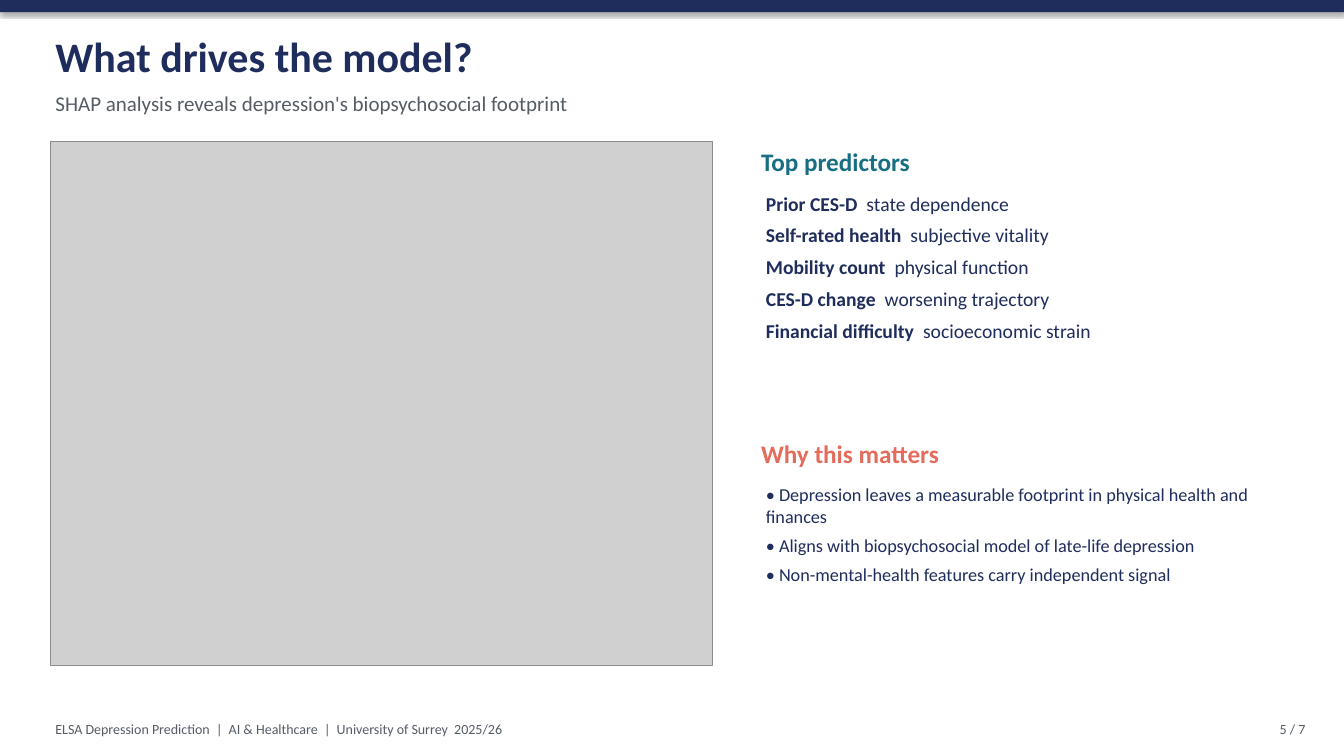
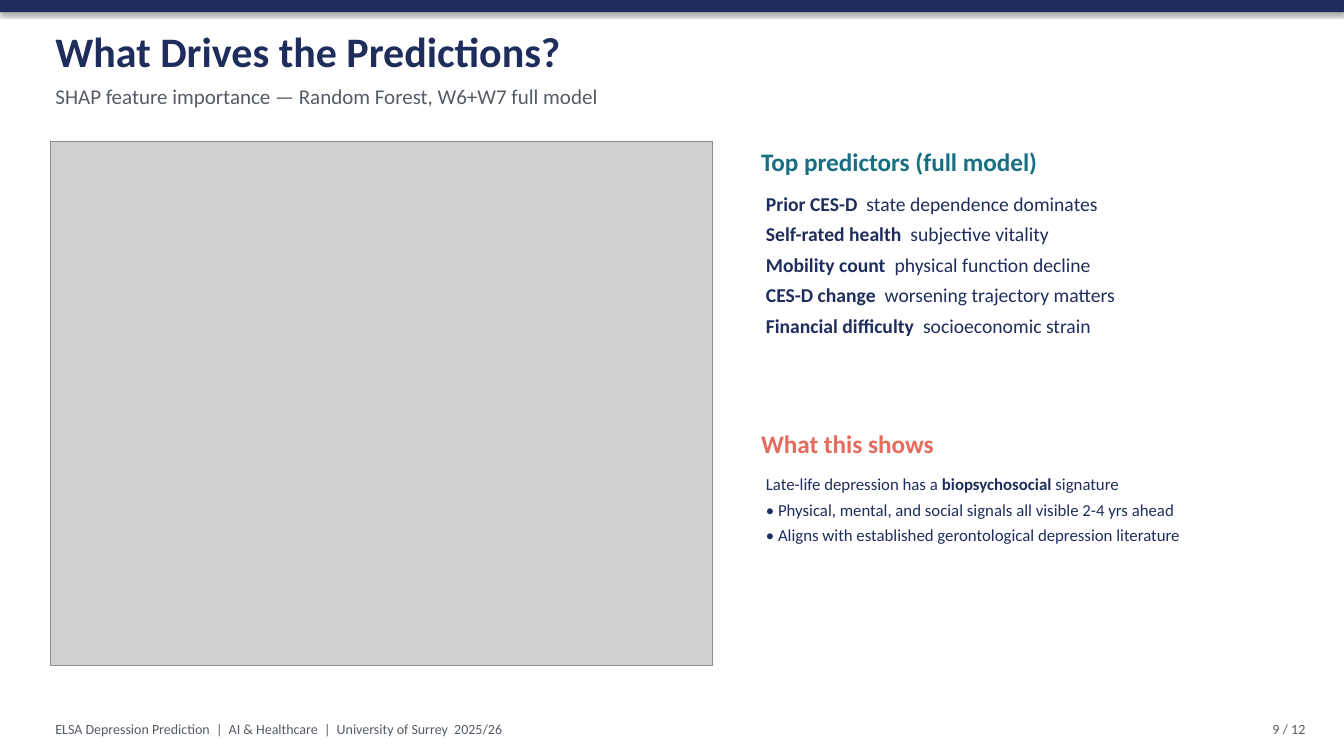
Before and after one commit to CHOC4HOL1C/elsa-depression-prediction, a slide deck: slide 9 of presentation/ELSA_Depression_Prediction.pptx (slide 5 before the commit). Drawn at 1344x756 pixels with LibreOffice and Linux fonts; fonts in the diff are those of the drawing; grey boxes stand for pictures. Boxes give left, top, right and bottom in pixels: in the first picture for what was removed or moved away, otherwise in the second. Text is boxed around its words. In the diff, an @@ line names an element or a change of style, - is before the commit and + after.

```diff
--- a/presentation/ELSA_Depression_Prediction.pptx
+++ b/presentation/ELSA_Depression_Prediction.pptx
@@ text at [55, 37, 560, 68]: text changed @@
-What drives the model?
+What Drives the Predictions?
@@ text at [55, 89, 597, 108]: text changed @@
-SHAP analysis reveals depression's biopsychosocial footprint
+SHAP feature importance — Random Forest, W6+W7 full model
@@ text at [761, 152, 1037, 175]: text changed @@
-Top predictors
+Top predictors (full model)
@@ text at [766, 197, 1097, 214]: text changed @@
-Prior CES-D state dependence
+Prior CES-D state dependence dominates
@@ text at [766, 227, 1091, 336]: less space between paragraphs @@
@@ text at [766, 258, 1115, 306]: text changed @@
-Mobility count physical function
-CES-D change worsening trajectory
+Mobility count physical function decline
+CES-D change worsening trajectory matters
@@ text at [761, 435, 934, 453]: text changed @@
-Why this matters
+What this shows
@@ text at [766, 478, 1179, 544]: text changed; size 13 to 12 pt @@
-• Depression leaves a measurable footprint in physical health and finances
-• Aligns with biopsychosocial model of late-life depression
-• Non-mental-health features carry independent signal
+Late-life depression has a biopsychosocial signature
+• Physical, mental, and social signals all visible 2-4 yrs ahead
+• Aligns with established gerontological depression literature
@@ text at [1272, 725, 1305, 734]: text changed @@
-5 / 7
+9 / 12
```
Also in this commit, not shown: 4 other slides changed, 7 slides added, 2 slides removed, 6 other files.
